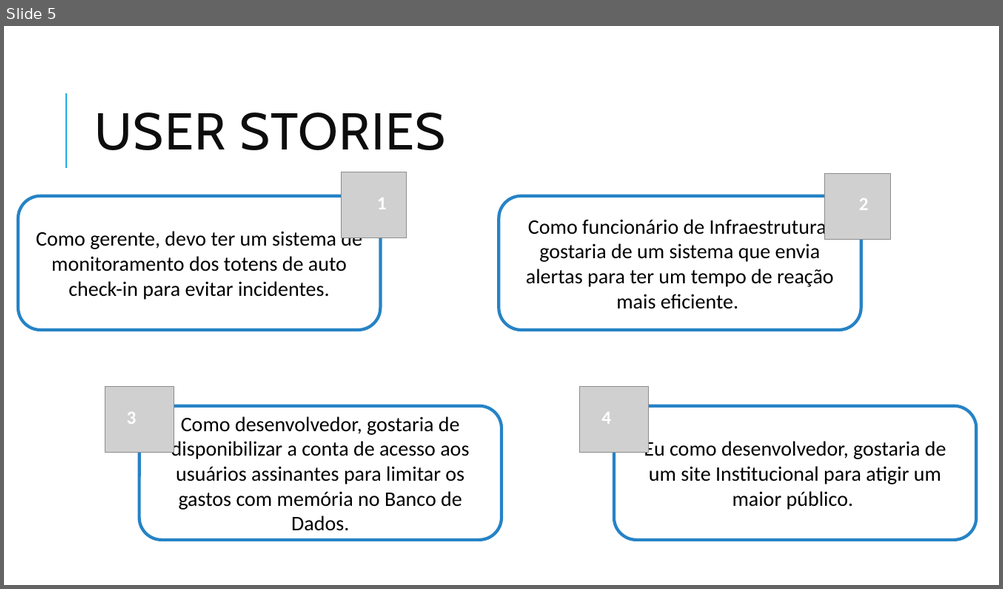
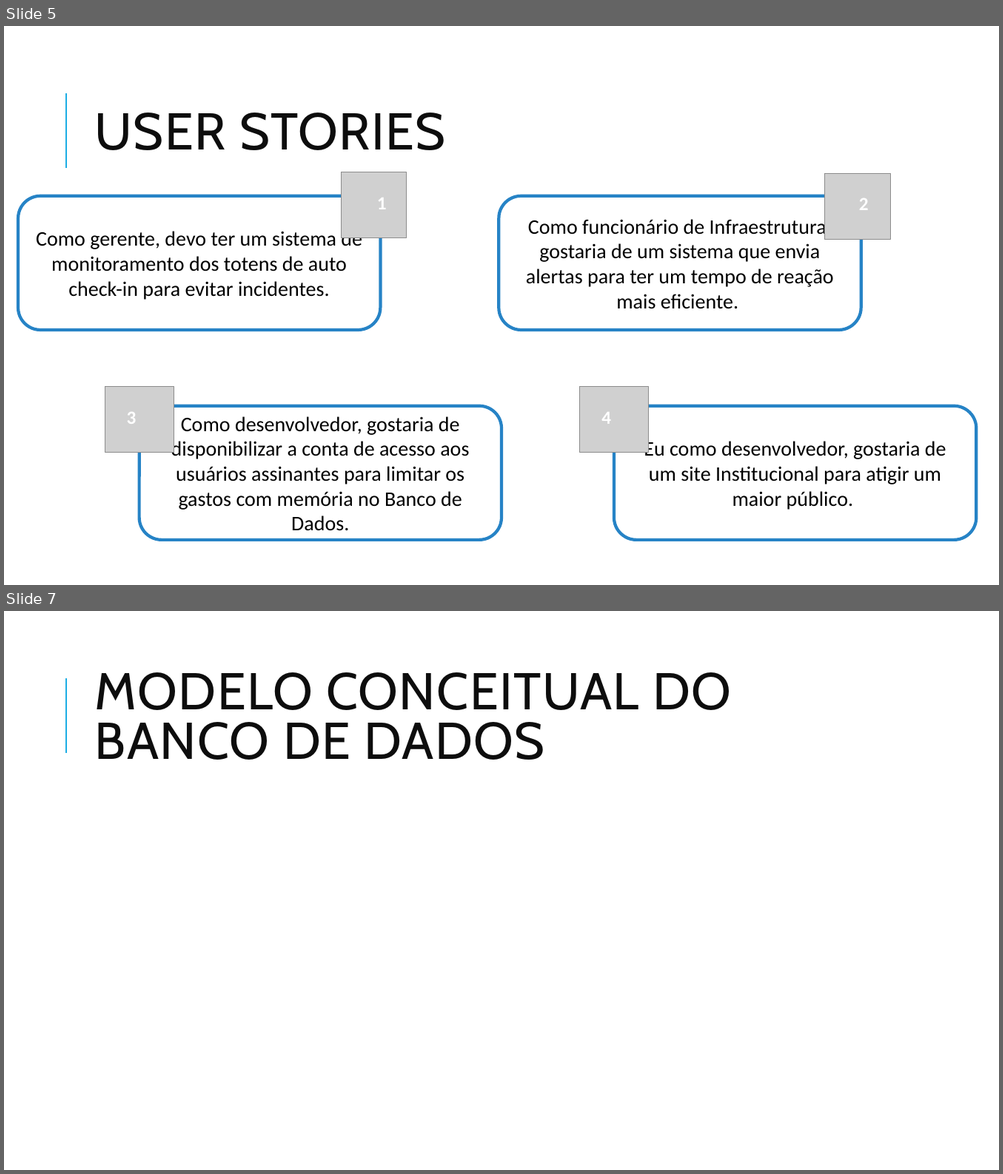
Before and after one commit to viihsales/totem-monitoring, a slide deck: documentacao/apresentacao/totem_Monitoring.pptx. Shown one above the other, each under a label of ours: slide 5 before the commit, slides 5 and 7 after it; the slides between them are not shown. The pictures are 1003x589 and 1003x1174 pixels, drawn with LibreOffice and Linux fonts; fonts in the diff are those of the drawing; grey boxes stand for pictures. Boxes give left, top, right and bottom in pixels: in the first picture for what was removed or moved away, otherwise in the second. Text is boxed around its words. In the diff, an @@ line names an element or a change of style, - is before the commit and + after.

```diff
--- a/documentacao/apresentacao/totem_Monitoring.pptx
+++ b/documentacao/apresentacao/totem_Monitoring.pptx
@@ slide 7 added at (x1=4, y1=611, x2=999, y2=1170), background #FFFFFF; not listed: 1 template element that a slide beside it also shows @@
@@ title added at (x1=95, y1=672, x2=731, y2=760), 50 pt, text #0D0D0D @@
+MODELO CONCEITUAL DO BANCO DE DADOS
```
Also in this commit, not shown: 1 slide changed, 1 other slide added.
